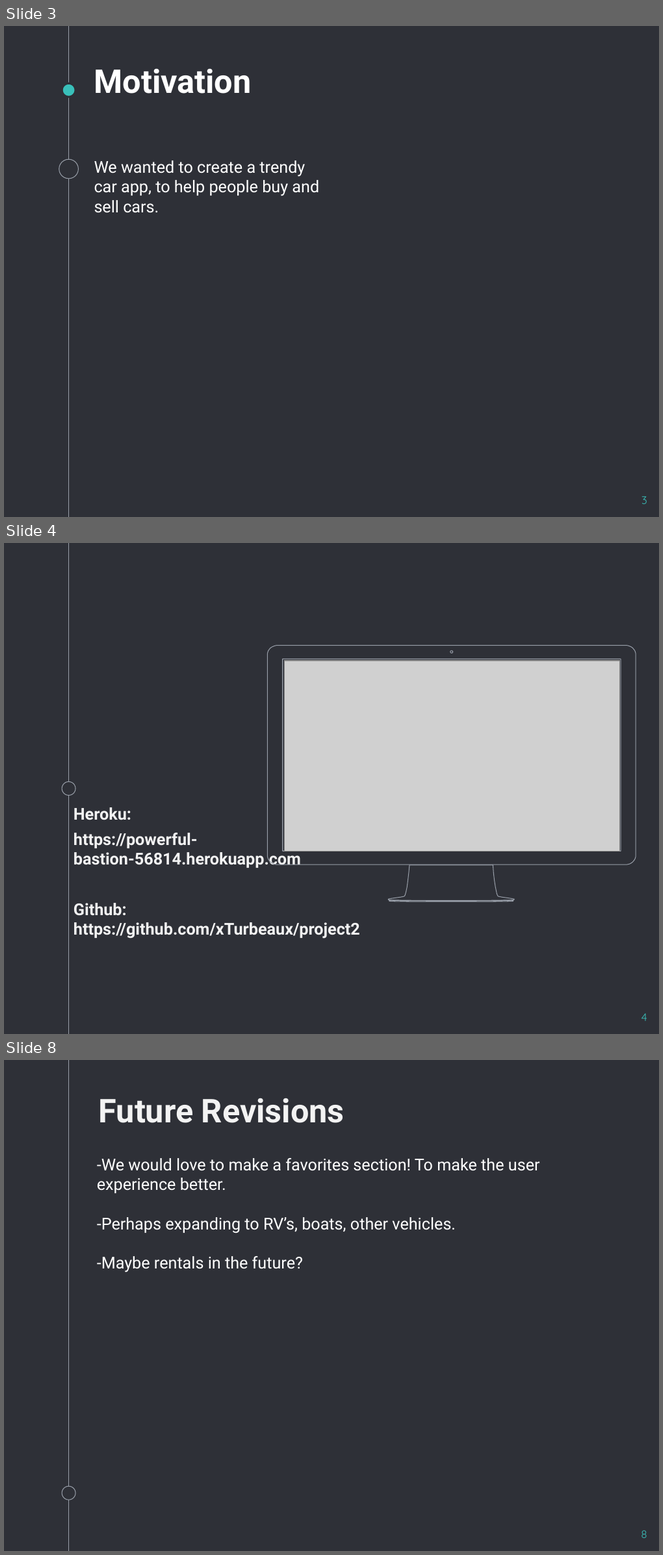
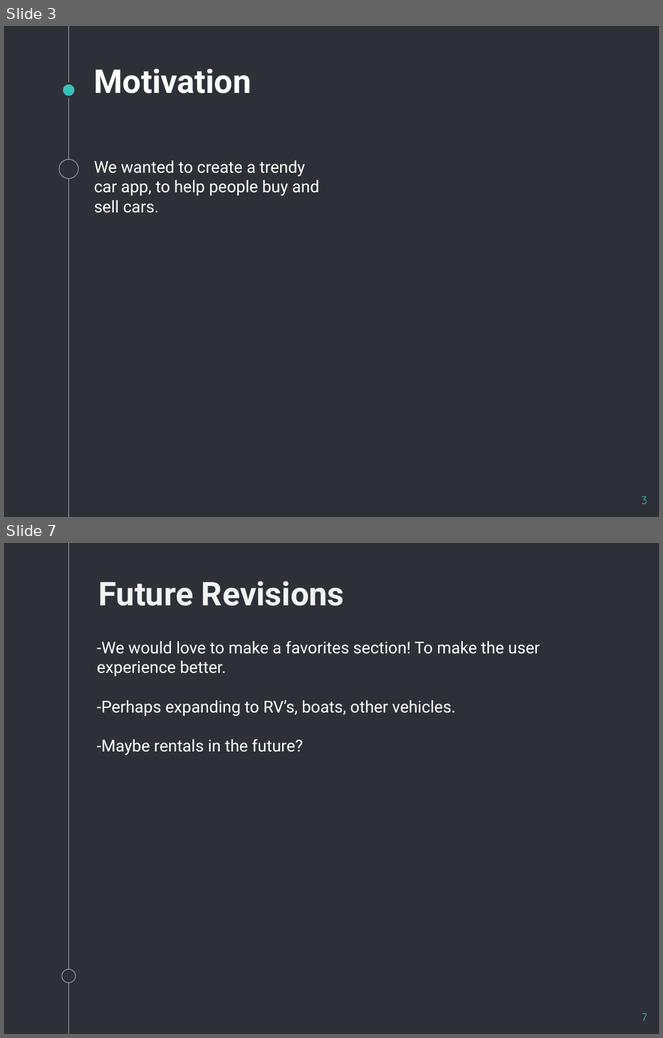
Before and after one commit to xTurbeaux/project2, a slide deck: car finder-3.pptx. Shown one above the other, each under a label of ours: slides 3, 4 and 8 before the commit, slides 3 and 7 after it; the slides between them are not shown. The pictures are 663x1555 and 663x1038 pixels, drawn with LibreOffice and Linux fonts; fonts in the diff are those of the drawing; grey boxes stand for pictures. Boxes give left, top, right and bottom in pixels: in the first picture for what was removed or moved away, otherwise in the second. Text is boxed around its words. In the diff, an @@ line names an element or a change of style, - is before the commit and + after.

```diff
--- a/car finder-3.pptx
+++ b/car finder-3.pptx
@@ slide 4 removed at (4, 543, 659, 1034), background #2E3037; not listed: 1 template element that a slide beside it also shows @@
@@ freeform shape removed at (267, 645, 636, 901) @@
@@ rectangle removed at (282, 661, 621, 876) @@
@@ picture removed at (284, 661, 620, 852) @@
@@ ellipse removed at (62, 782, 76, 796) @@
@@ text removed at (74, 808, 360, 939) @@
-Heroku:
-https://powerful-bastion-56814.herokuapp.com
-Github: https://github.com/xTurbeaux/project2
@@ page number removed at (642, 1014, 648, 1021) @@
-4
@@ what was slide 8 is now slide 7 @@
@@ page number at (642, 1014, 648, 1021): text changed @@
-8
+7
```
Also in this commit, not shown: 3 slides changed, 2 slides added.
